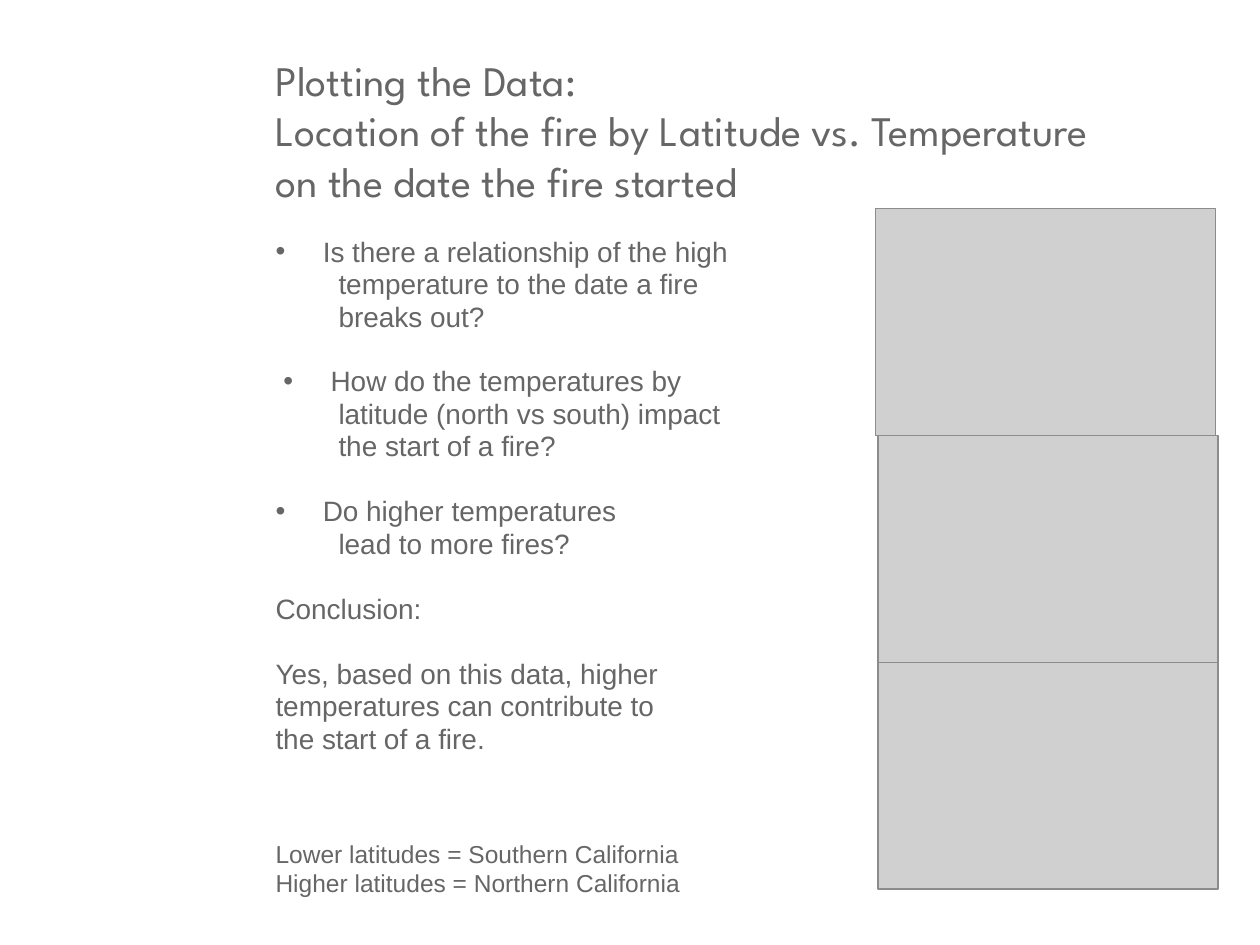
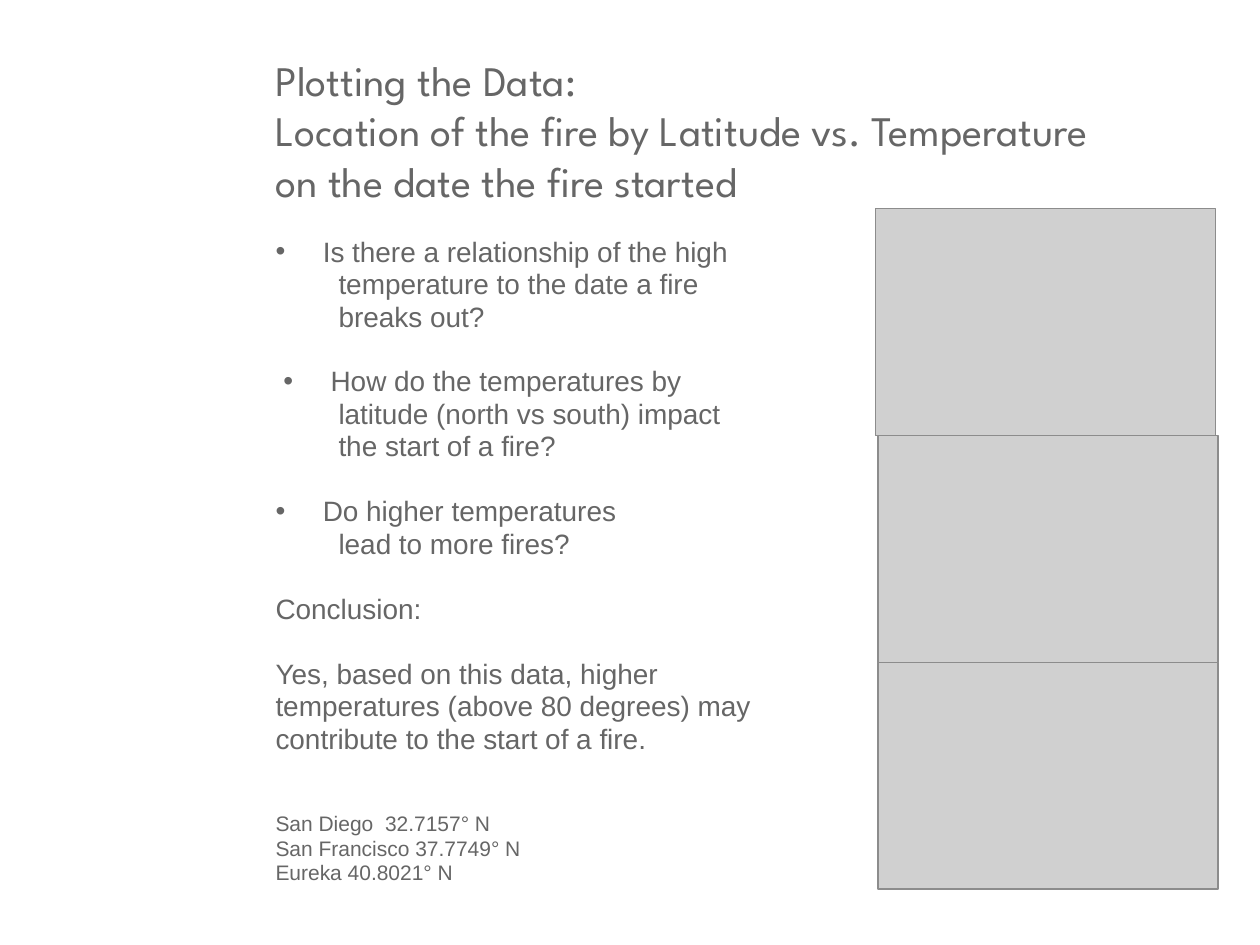
Before and after one commit to hockeylori/project1repo, a slide deck: slide 7 of ppt_writeup/Team7Project.pptx. Drawn at 1260x945 pixels with LibreOffice and Linux fonts; fonts in the diff are those of the drawing; grey boxes stand for pictures; background and template pictures are left out. Boxes give left, top, right and bottom in pixels: in the first picture for what was removed or moved away, otherwise in the second. Text is boxed around its words. In the diff, an @@ line names an element or a change of style, - is before the commit and + after.

```diff
--- a/ppt_writeup/Team7Project.pptx
+++ b/ppt_writeup/Team7Project.pptx
@@ text at bbox=[276, 695, 751, 880]: text changed; size 14 to 16 pt @@
-temperatures can contribute to
-the start of a fire.
-Lower latitudes = Southern California
-Higher latitudes = Northern California
+temperatures (above 80 degrees) may
+contribute to the start of a fire.
+San Diego 32.7157° N
+San Francisco 37.7749° N
+Eureka 40.8021° N
```
Also in this commit, not shown: 6 other slides changed, 1 other file.
